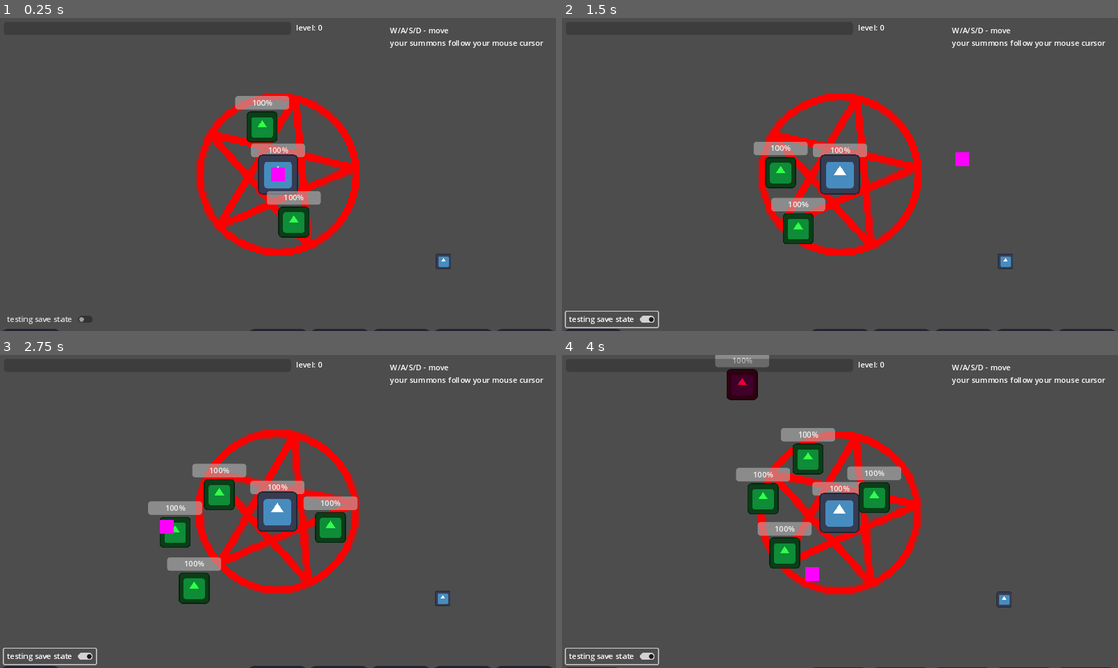
Above: before the commit, frames 1-4 (two rows, left to right).
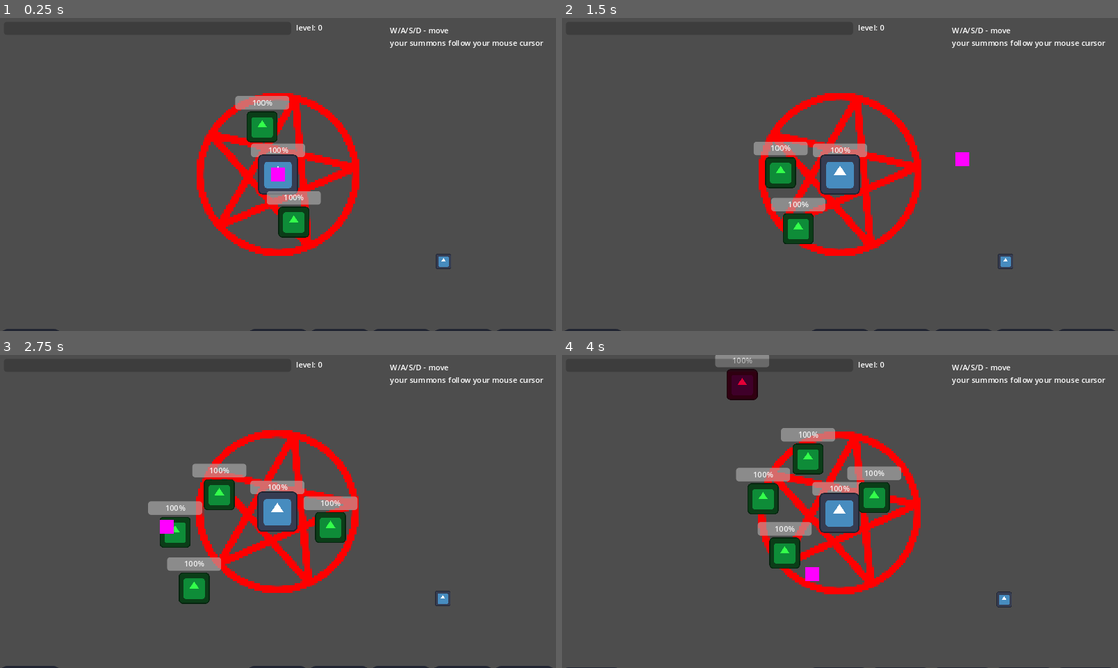
Above: after the commit, the same moments.

Repository: geekazodium/project-skeleton
Game: Godot game, scene res://scenes/game_scene.tscn
Same seed, same stepped clock (60 frames per second), same inputs: the game is played once before the commit and once after it. The engine's default icon, where the game draws it, is replaced by a stand-in: a white triangle on a blue panel in a dark square.
Inputs (mouse positions are in pixels of both pictures, inside the frame that each line leads up to):
- Up to frame 1 (0.25 s): no input
- Up to frame 2 (1.5 s): click (612, 318) at 0.5 s, where only the run before the commit has a clickable "testing save states"; move the mouse to (962, 158) at 1.27 s; tap F at 1.35 s; click (962, 158) at 1.42 s
- Up to frame 3 (2.75 s): move the mouse to (166, 527) at 2.02 s; tap M at 2.1 s; click (166, 527) at 2.17 s
- Up to frame 4 (4 s): move the mouse to (895, 442) at 2.77 s; tap F at 2.85 s; click (895, 442) at 2.92 s; move the mouse to (812, 574) at 3.52 s; tap M at 3.6 s; click (812, 574) at 3.67 s

The runs differ from the first frame. In frame 1, 0.1% of the frame differs, in the area x 1-17%, y 95-98%; in frame 2, 0.3%, in the area x 0-18%, y 93-100%; in frame 3, 0.3%; in frame 4, 0.3%.

Commit message:
ci: clean up warnings and delete unused test button

Diff:
--- a/scenes/ui/ui_layer.tscn
+++ b/scenes/ui/ui_layer.tscn
@@ -7,7 +7,6 @@
 [ext_resource type="Script" path="res://scripts/ui/powerups_display_container.gd" id="5_ynsjg"]
 [ext_resource type="PackedScene" uid="uid://b8j22ka88ww26" path="res://scenes/ui/upgrade_display.tscn" id="6_157hb"]
 [ext_resource type="Script" path="res://scripts/ui/death_menu.gd" id="7_bubem"]
-[ext_resource type="Script" path="res://scripts/ui/save_button.gd" id="8_ntrgb"]
 
 [node name="UiLayer" type="CanvasLayer"]
 process_mode = 3
@@ -109,13 +108,4 @@
 text = "Death is not the end, nothing is.
 Try again."
 
-[node name="CheckButton" type="CheckButton" parent="."]
-offset_left = 8.0
-offset_top = 608.0
-offset_right = 199.0
-offset_bottom = 639.0
-text = "testing save states
-"
-script = ExtResource("8_ntrgb")
-
 [connection signal="pressed" from="DeathMenu/Button" to="DeathMenu" method="_on_respawn_button_pressed"]
--- a/scripts/items/interaction_area_2d.gd
+++ b/scripts/items/interaction_area_2d.gd
@@ -3,7 +3,7 @@
 
 @export var interact_action: String = "";
 
-func _physics_process(delta: float) -> void:
+func _physics_process(_delta: float) -> void:
 	if Input.is_action_just_pressed(self.interact_action):
 		var hit_area: InteractableArea2D = AttackArea.get_hit_nearest_area(self) as InteractableArea2D;
 		if hit_area == null:
--- a/scripts/progress/upgrades/upgrade_strategy.gd
+++ b/scripts/progress/upgrades/upgrade_strategy.gd
@@ -1,7 +1,5 @@
 extends Resource
 class_name UpgradeStrategy
-
-var _minions: Node2D = null;
 
 @export var upgrade_name: String = "";
 var level: int = 0;
--- a/scripts/ui/aim_cursor.gd
+++ b/scripts/ui/aim_cursor.gd
@@ -2,5 +2,5 @@
 
 
 # Called every frame. 'delta' is the elapsed time since the previous frame.
-func _process(delta: float) -> void:
+func _process(_delta: float) -> void:
 	self.global_position = self.get_global_mouse_position();
--- a/scripts/ui/death_menu.gd
+++ b/scripts/ui/death_menu.gd
@@ -5,7 +5,7 @@
 func _ready() -> void:
 	EventBus.player_dead.connect(self.on_player_death);
 
-func on_player_death(event: EntityDeathEvent):
+func on_player_death(_event: EntityDeathEvent):
 	self.visible = true;
 
 func _on_respawn_button_pressed() -> void:
--- a/scripts/ui/save_button.gd
+++ /dev/null
@@ -1,7 +0,0 @@
-extends CheckButton
-
-func _ready() -> void:
-	self.button_pressed = SaveState.get_flag("me");
-
-func _gui_input(event: InputEvent) -> void:
-	SaveState.set_flag("me", self.button_pressed);
Not shown: 1 places in scenes/ui/ui_layer.tscn that only renumber resources
